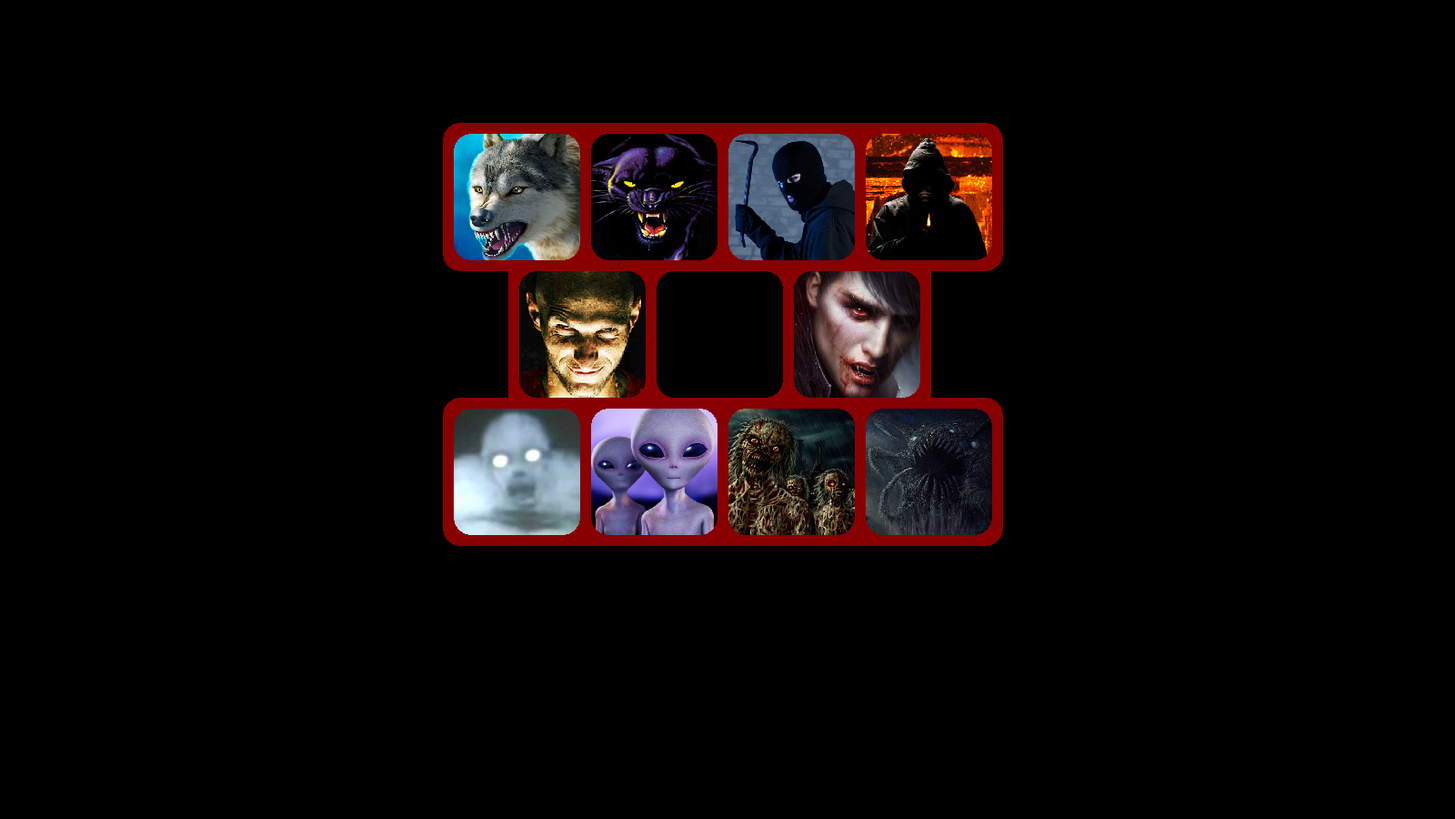
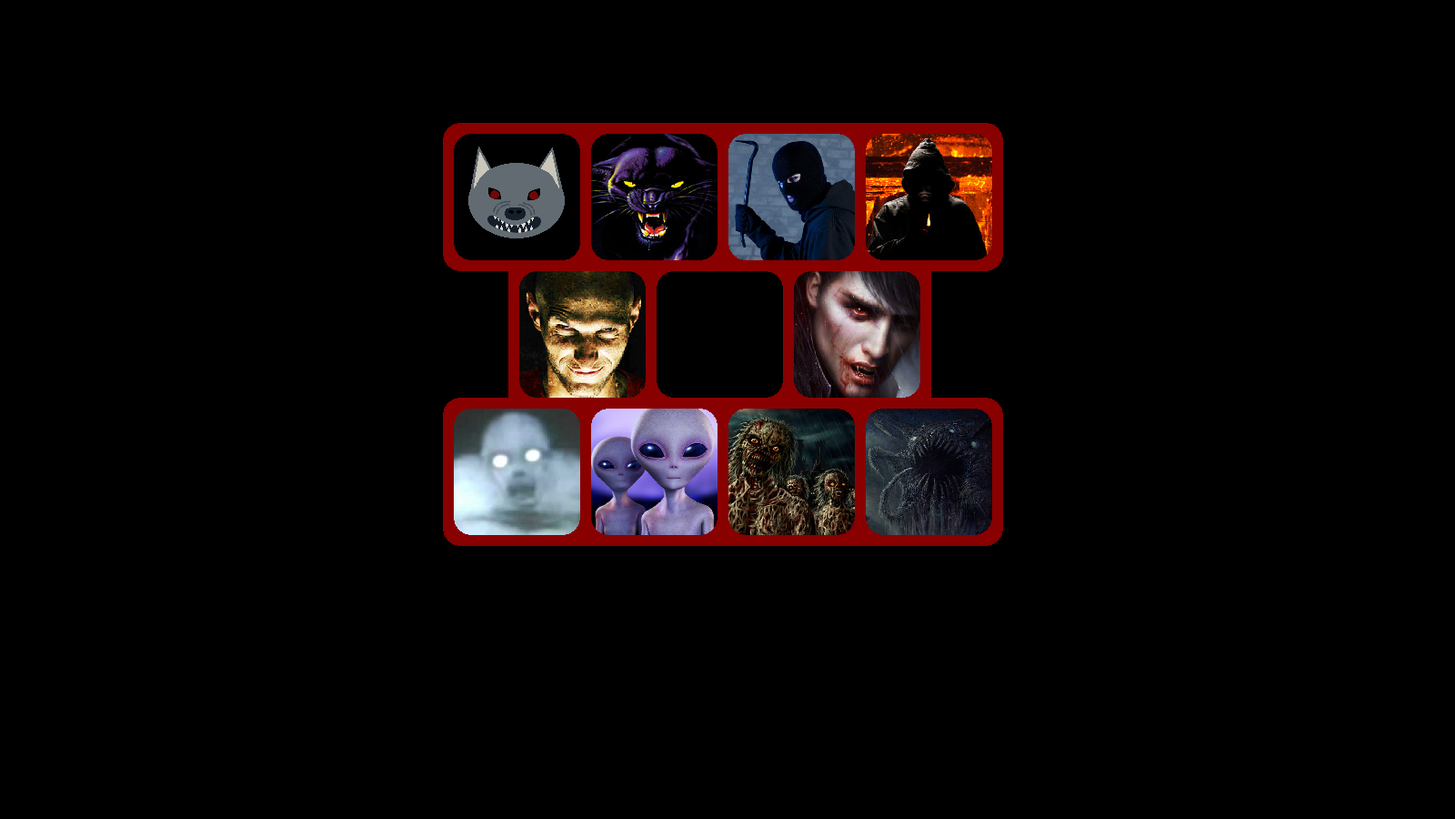
Revision of a layered 1455px x 819px image; what changed, layer by layer:
added layer "Wolf copy" above "Wolf" over 468, 146, 565, 239
hid "Wolf" over 453, 133, 581, 261
